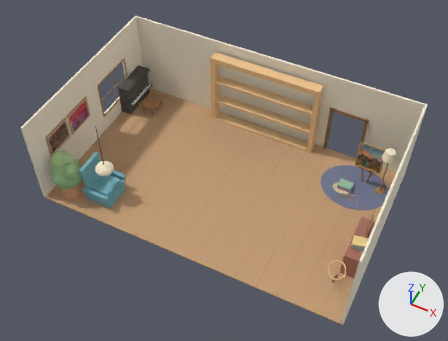
One commit to the Blender file models/bookshelf.blend: the scene before it, then after it.
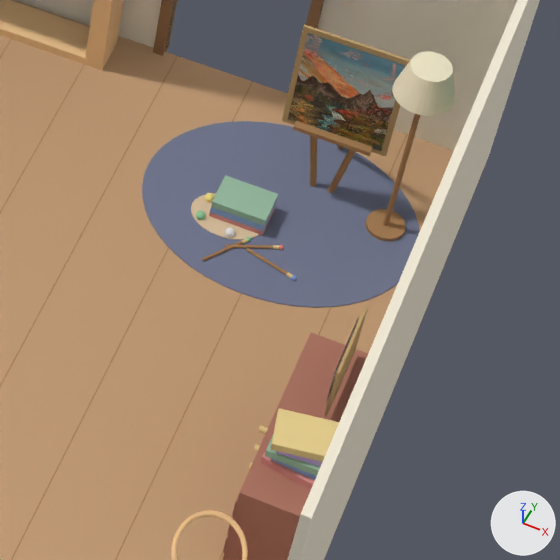
Each version is shown whole from a camera (50 mm lens) standing at (26.4, -66.4, 70.3) and looking at (0.4, -14.3, 5.2), then close up on the part from 64% to 94% of the width and 40% to 80% of the height. The lights are fixed; the arrows at lower right show +X, +Y and +Z. The older version's two pictures come first.

In view in the first close-up: 'Room'.
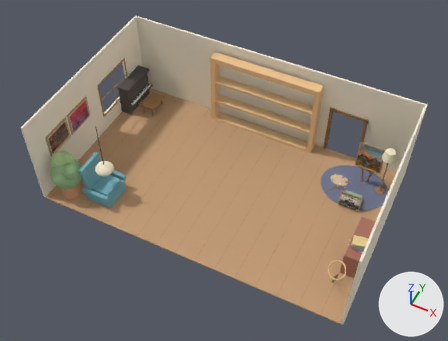
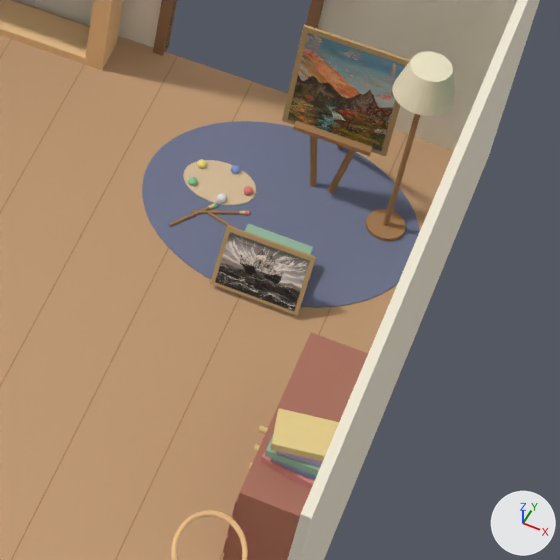
Where the change shows, as pixel boxes (x1, y1, x2, y2) in the close-ups (560 x 560 px; the box of a moved part takes in the faces that stretch with it):
part 1 of me_cube, moved or reshaped (not visible before): after (243, 186, 253, 196)
part 2 of me_cube, moved or reshaped: before (196, 210, 206, 220); after (231, 165, 241, 174)
part 3 of me_cube, moved or reshaped (not visible before): after (197, 159, 207, 169)
part 4 of me_cube, moved or reshaped: before (225, 228, 235, 237); after (188, 177, 198, 186)
part 5 of me_cube, moved or reshaped: before (291, 275, 297, 281); after (217, 193, 227, 203)
part 6 of me_cube, moved or reshaped: before (241, 238, 248, 244); after (239, 211, 245, 215)
part 7 of me_cube, moved or reshaped: before (279, 245, 284, 250); after (245, 210, 250, 215)
part 8 of me_cube, moved or reshaped: before (202, 241, 243, 261); after (169, 206, 210, 227)
part 9 of me_cube, moved or reshaped: before (273, 245, 279, 249); after (209, 204, 214, 210)
part 10 of me_cube, added: after (245, 224, 313, 255)
part 11 of me_cube, deleted: before (210, 175, 369, 417)
part 12 of me_cube, moved or reshaped: before (191, 193, 276, 249); after (183, 160, 316, 315)

The change, as a diff of the scene's bpy script:
```diff
--- a/models/bookshelf.blend.py
+++ b/models/bookshelf.blend.py
@@ me_cube @@
 me_cube.from_pydata(...)  # 3986 vertices, 3906 faces; spans x -23.0..23.0, y -26.5..1.8, z -6.4..7.8
 # used by ob_room; location = (0.0, 0.0, 6.17)
+# me_cube part 1: the loose piece of 42 vertices spanning x 16.3..16.7, y -5.0..-4.6, z -6.2..-5.8 is moved by (-0.8, 0.6, 0.0), in mat_blob0 (pink #ea8981)
+# me_cube part 2: the loose piece of 42 vertices spanning x 14.4..14.7, y -6.3..-5.9, z -6.2..-5.8 is moved by (0.4, 2.6, 0.0), in mat_blob1 (blue #89a0dd)
+# me_cube part 3: the loose piece of 42 vertices spanning x 16.3..16.7, y -5.8..-5.4, z -6.2..-5.8 is moved by (-2.8, 1.9, 0.0), in mat_blob2 (yellow #f6e789)
+# me_cube part 4: the loose piece of 42 vertices spanning x 15.6..15.9, y -6.5..-6.2, z -6.2..-5.8 is moved by (-2.0, 1.7, 0.0), in mat_blob3 (green #95ce9e)
+# me_cube part 5: the loose piece of 42 vertices spanning x 18.3..18.5, y -7.4..-7.2, z -6.2..-6.0 is moved by (-3.5, 2.3, 0.1), in mat_blob4 (white #ededed)
+# me_cube part 6: the loose piece of 48 vertices spanning x 16.2..16.4, y -6.6..-6.3, z -6.1..-6.0 is moved by (-0.5, 1.2, 0.0)
+# me_cube part 7: the loose piece of 42 vertices spanning x 17.5..17.7, y -6.2..-6.0, z -6.2..-6.0 is moved by (-1.6, 1.0, 0.0)
+# me_cube part 8: the loose piece of 48 vertices spanning x 15.2..16.4, y -8.0..-6.4, z -6.1..-6.0 is moved by (-1.6, 1.0, 0.0)
+# me_cube part 9: the loose piece of 48 vertices spanning x 17.3..17.5, y -6.3..-6.1, z -6.1..-6.0 is moved by (-2.7, 0.8, 0.0)
+# me_cube part 10: a new loose piece, a box spanning x 16.3..18.7, y -8.0..-6.4, z -5.48..-5.16, in mat_bkg (greyish green #9bbfa6)
+# me_cube part 11: 6 loose pieces with 124 vertices, spanning x 14.8..21.6, y -15.8..-4.5, z -6.1..0.5, are deleted
+# me_cube part 12: 12 vertices moved within x 14.2..16.5, y -6.3..-6.0, z -6.1..-6.0; 215 vertices removed from x 14.0..17.4, y -7.0..-4.5, z -6.2..-5.8; 189 vertices added at x 13.2..19.1, y -9.0..-3.2, z -6.1..-3.7
 me_cube.materials.append(mat_wood)
```
